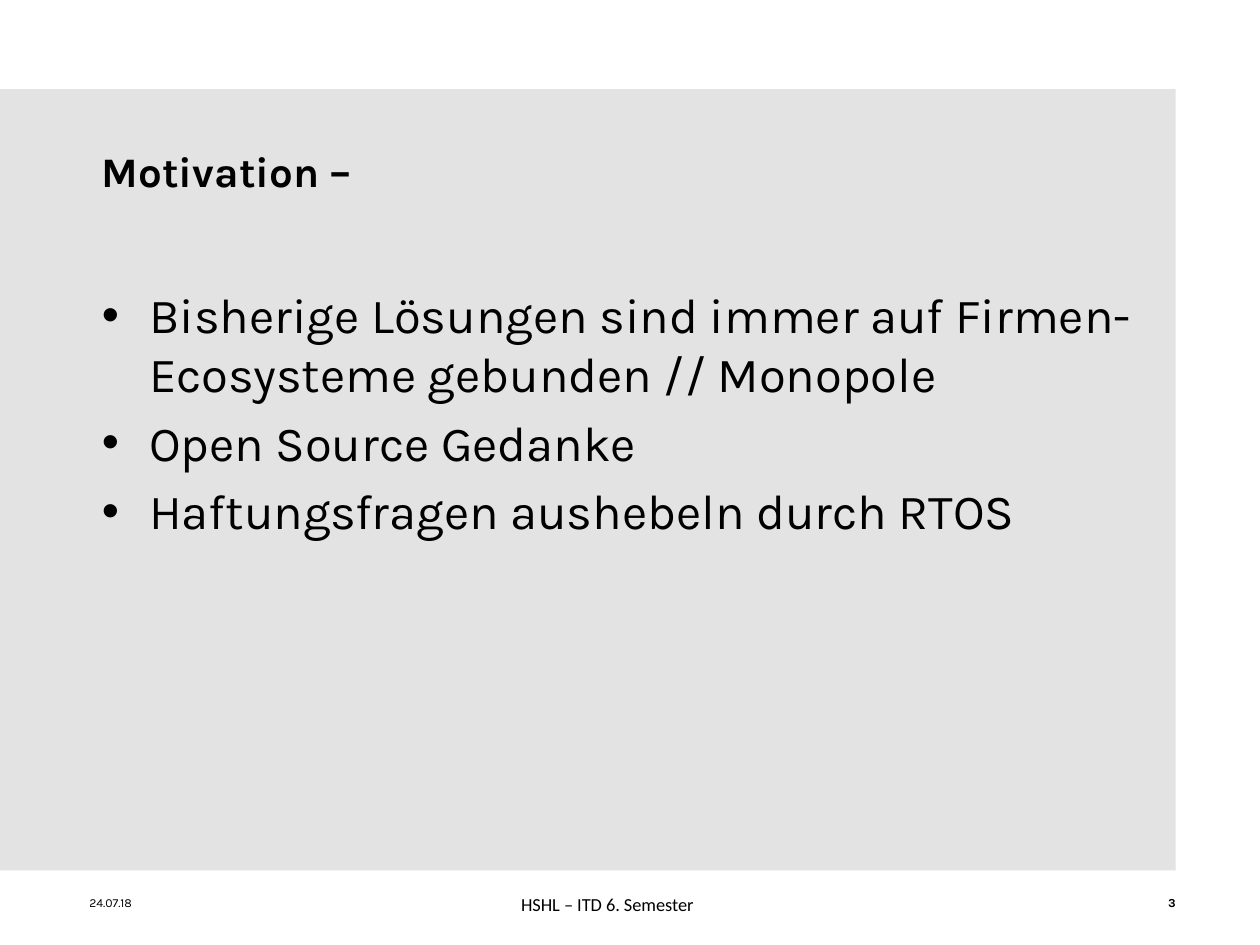
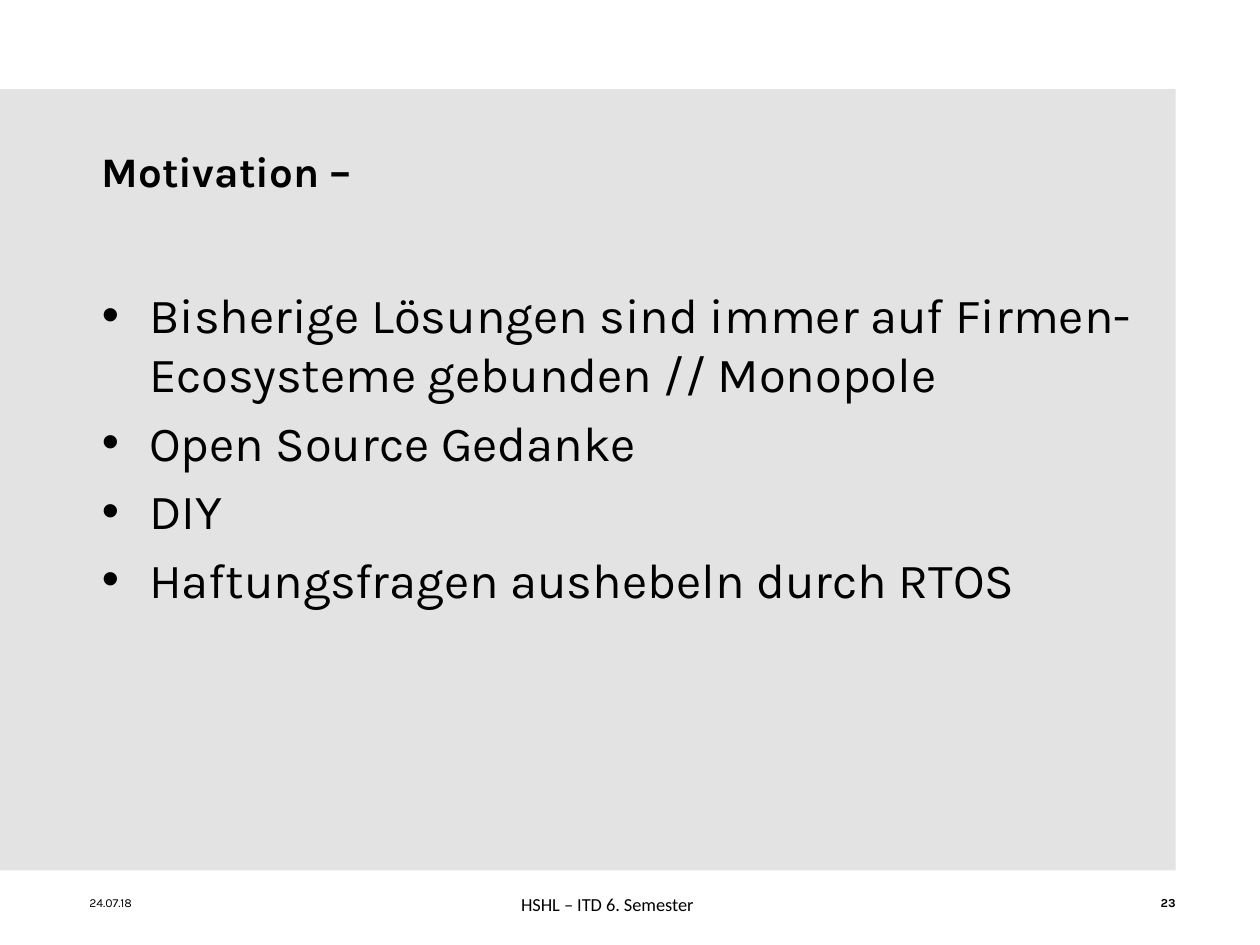
Before and after one commit to ChristineAgethen/Interaktionskonzept_Rollstuhl, a slide deck: slide 23 of Interaktionskonzept.pptx (slide 3 before the commit). Drawn at 1260x945 pixels with LibreOffice and Linux fonts; fonts in the diff are those of the drawing; background and template pictures are left out. Boxes give left, top, right and bottom in pixels: in the first picture for what was removed or moved away, otherwise in the second. Text is boxed around its words. In the diff, an @@ line names an element or a change of style, - is before the commit and + after.

```diff
--- a/Interaktionskonzept.pptx
+++ b/Interaktionskonzept.pptx
@@ text at <box>149,498,222,529</box>: paragraph added @@
+• DIY
@@ page number at <box>1161,899,1176,907</box>: text changed @@
-3
+23
```
Also in this commit, not shown: 2 other slides changed, 6 slides added.
